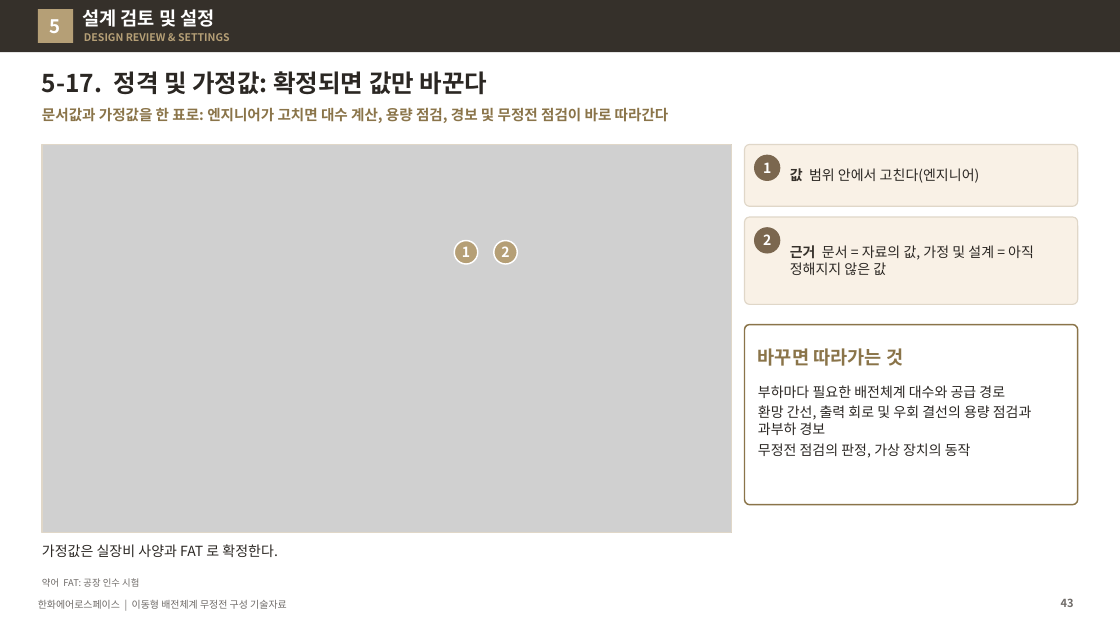
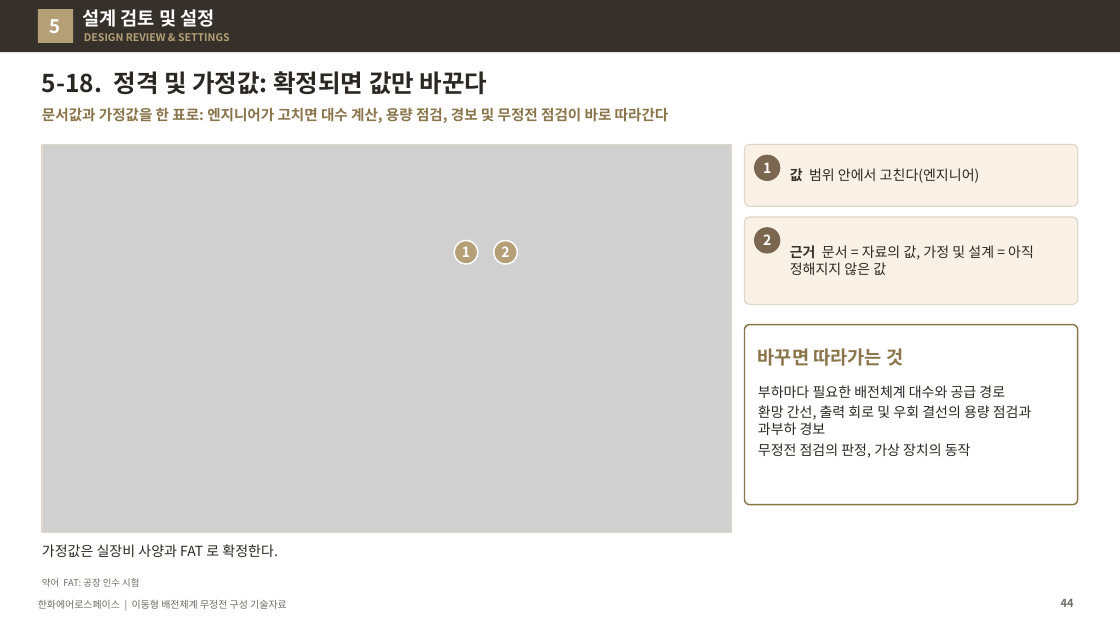
Before and after one commit to byunjd112-hue/headroom, a slide deck: slide 44 of mobile_ems/docs/out/IFPS_이동형배전체계_무정전구성_기술자료_Rev72.pptx (slide 43 before the commit). Drawn at 1120x630 pixels with LibreOffice and Linux fonts; fonts in the diff are those of the drawing; grey boxes stand for pictures. Boxes give left, top, right and bottom in pixels: in the first picture for what was removed or moved away, otherwise in the second. Text is boxed around its words. In the diff, an @@ line names an element or a change of style, - is before the commit and + after.

```diff
--- a/mobile_ems/docs/out/IFPS_이동형배전체계_무정전구성_기술자료_Rev72.pptx
+++ b/mobile_ems/docs/out/IFPS_이동형배전체계_무정전구성_기술자료_Rev72.pptx
@@ title at (42, 71, 488, 95): text changed @@
-5-17. 정격 및 가정값: 확정되면 값만 바꾼다
+5-18. 정격 및 가정값: 확정되면 값만 바꾼다
@@ page number at (1061, 599, 1074, 607): text changed @@
-43
+44
```
Also in this commit, not shown: 15 other slides changed, 1 slide added, 5 other files.
